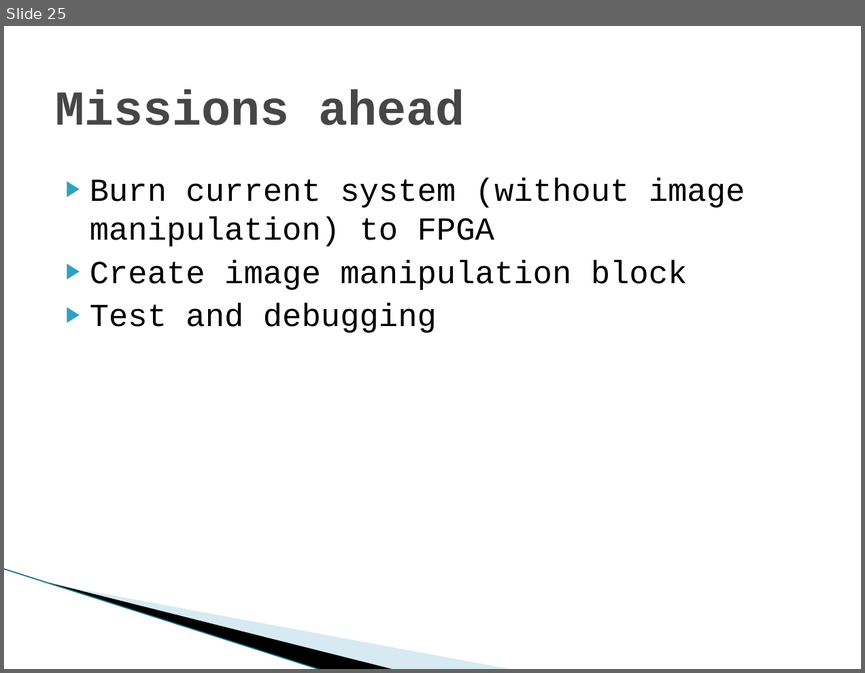
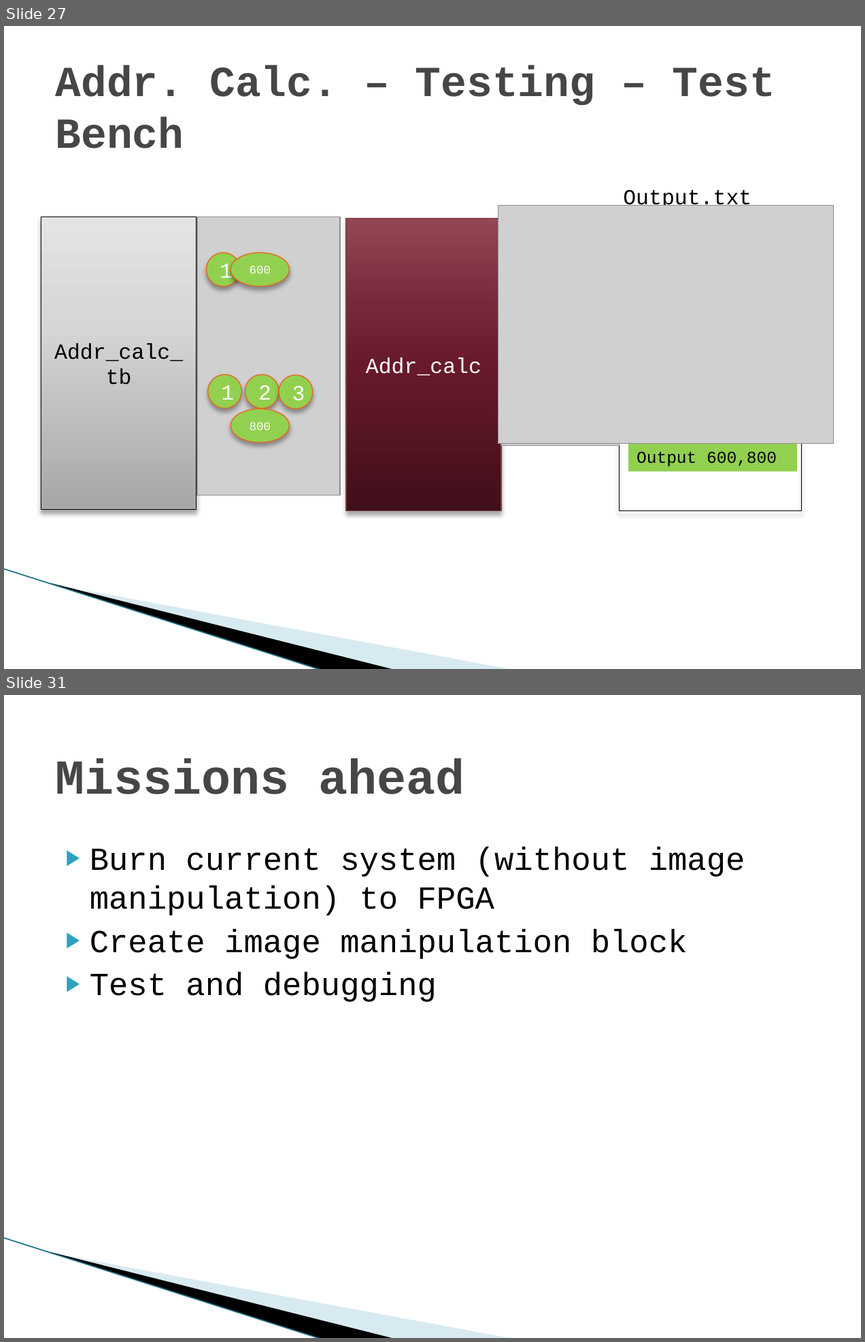
Before and after one commit to shizzz88/image-rotation-technion-ee, a slide deck: Presentation/Final_part_A_Presentation.pptx. Shown one above the other, each under a label of ours: slide 25 before the commit, slides 27 and 31 after it; the slides between them are not shown. The pictures are 865x673 and 865x1342 pixels, drawn with LibreOffice and Linux fonts; fonts in the diff are those of the drawing; grey boxes stand for pictures; background and template pictures are left out. Boxes give left, top, right and bottom in pixels: in the first picture for what was removed or moved away, otherwise in the second. Text is boxed around its words. In the diff, an @@ line names an element or a change of style, - is before the commit and + after.

```diff
--- a/Presentation/Final_part_A_Presentation.pptx
+++ b/Presentation/Final_part_A_Presentation.pptx
@@ slide 27 added at (x1=4, y1=26, x2=861, y2=669), background #FFFFFF; not listed: 3 template elements that a slide beside it also shows @@
@@ title added at (x1=55, y1=66, x2=775, y2=148), 36 pt, text #464646, bold @@
+Addr. Calc. – Testing – Test Bench
@@ picture added at (x1=498, y1=205, x2=834, y2=444) @@
@@ text added at (x1=623, y1=190, x2=751, y2=210), 18 pt, text #000000 @@
+Output.txt
@@ rectangle added at (x1=41, y1=216, x2=196, y2=509), fill gradient #A7A7A7 to #D8D8D8 to #E4E4E4, outline #000000 0.75 pt, 18 pt, text #000000 @@
+Addr_calc_tb
@@ picture added at (x1=197, y1=216, x2=340, y2=495) @@
@@ rectangle added at (x1=346, y1=218, x2=501, y2=511), fill gradient #420F1A to #681A2B to #772939 to #944755, outline #7D3C4A 0.75 pt, 18 pt, text #FFFFFF @@
+Addr_calc
@@ rectangle added at (x1=619, y1=218, x2=802, y2=511), outline #000000 0.75 pt @@
@@ picture added at (x1=501, y1=240, x2=619, y2=446) @@
@@ ellipse added at (x1=206, y1=252, x2=239, y2=286), fill #92D050, outline #EB641B 0.75 pt, 18 pt, text #FFFFFF @@
+1
@@ ellipse added at (x1=230, y1=252, x2=288, y2=286), fill #92D050, outline #EB641B 0.75 pt, 10 pt, text #FFFFFF @@
+600
@@ text added at (x1=649, y1=295, x2=703, y2=442), 24 pt, text #000000 @@
+.
+.
+.
+.
@@ ellipse added at (x1=208, y1=374, x2=241, y2=407), fill #92D050, outline #EB641B 0.75 pt, 18 pt, text #FFFFFF @@
+1
@@ ellipse added at (x1=245, y1=374, x2=278, y2=407), fill #92D050, outline #EB641B 0.75 pt, 18 pt, text #FFFFFF @@
+2
@@ ellipse added at (x1=279, y1=375, x2=313, y2=408), fill #92D050, outline #EB641B 0.75 pt, 18 pt, text #FFFFFF @@
+3
@@ ellipse added at (x1=230, y1=408, x2=288, y2=441), fill #92D050, outline #EB641B 0.75 pt, 10 pt, text #FFFFFF @@
+800
@@ rectangle added at (x1=628, y1=442, x2=797, y2=471), fill #92D050, 14 pt, text #000000 @@
+Output 600,800
@@ what was slide 25 is now slide 31 @@
```
Also in this commit, not shown: 3 slides changed, 5 other slides added, 2 other files.
